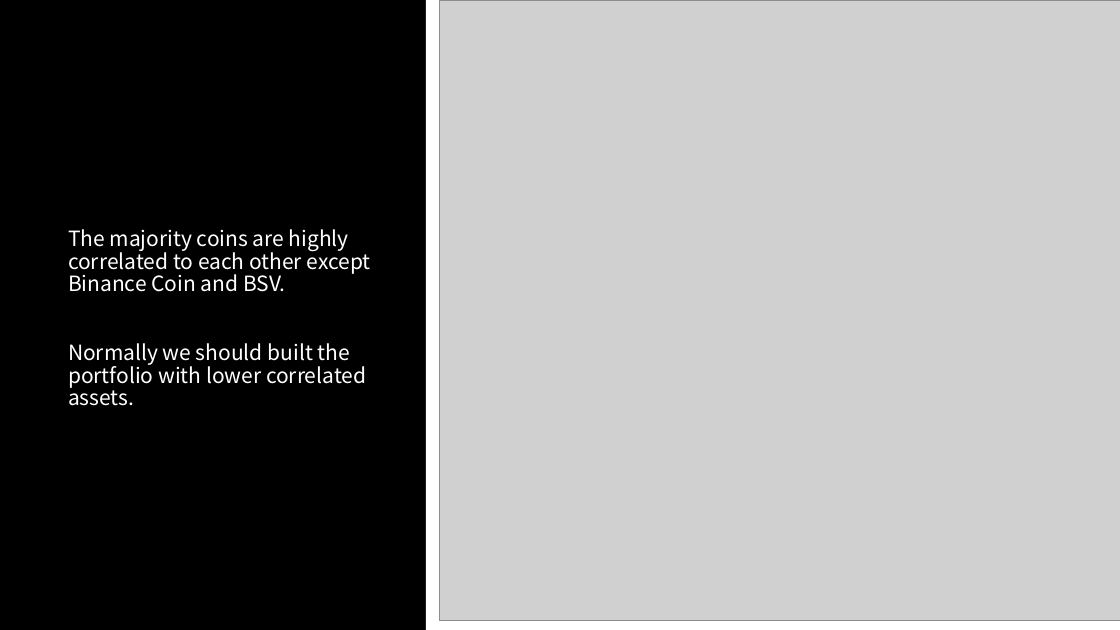
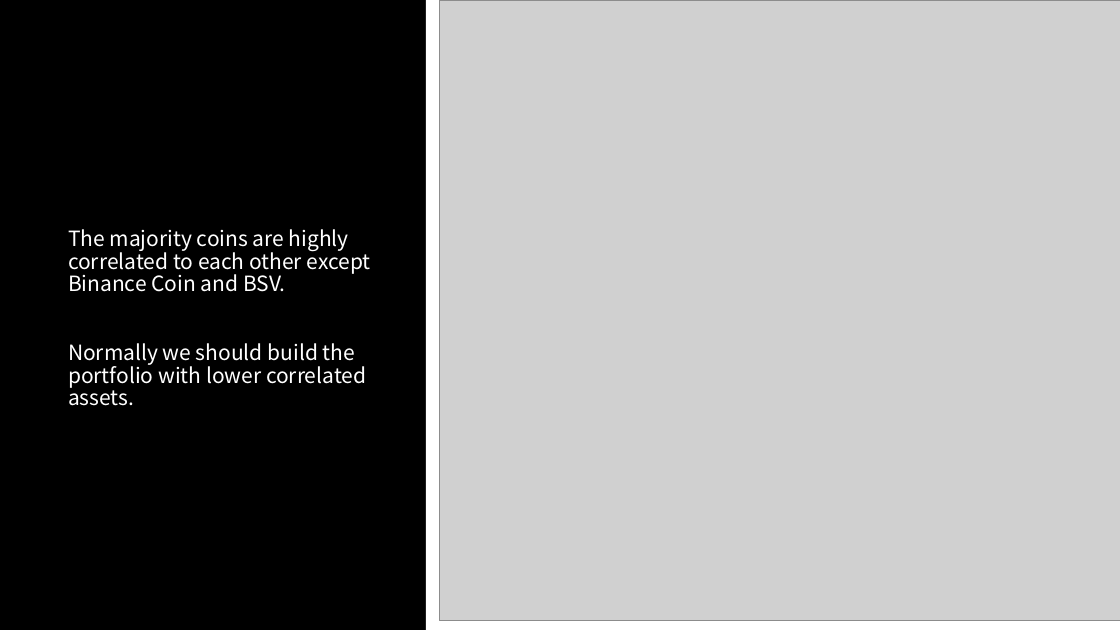
Before and after one commit to Shinan-tech/Final-Project_portfolio-optimization, a slide deck: slide 6 of Final Project_portfolio optimisation.pptx. Drawn at 1120x630 pixels with LibreOffice and Linux fonts; fonts in the diff are those of the drawing; grey boxes stand for pictures. Boxes give left, top, right and bottom in pixels: in the first picture for what was removed or moved away, otherwise in the second. Text is boxed around its words. In the diff, an @@ line names an element or a change of style, - is before the commit and + after.

```diff
--- a/Final Project_portfolio optimisation.pptx
+++ b/Final Project_portfolio optimisation.pptx
@@ text at (68, 343, 366, 406): text changed @@
-Normally we should built the portfolio with lower correlated assets.
+Normally we should build the portfolio with lower correlated assets.
```
Also in this commit, not shown: 5 other slides changed, 3 slides added, 1 slide removed, 3 other files.
